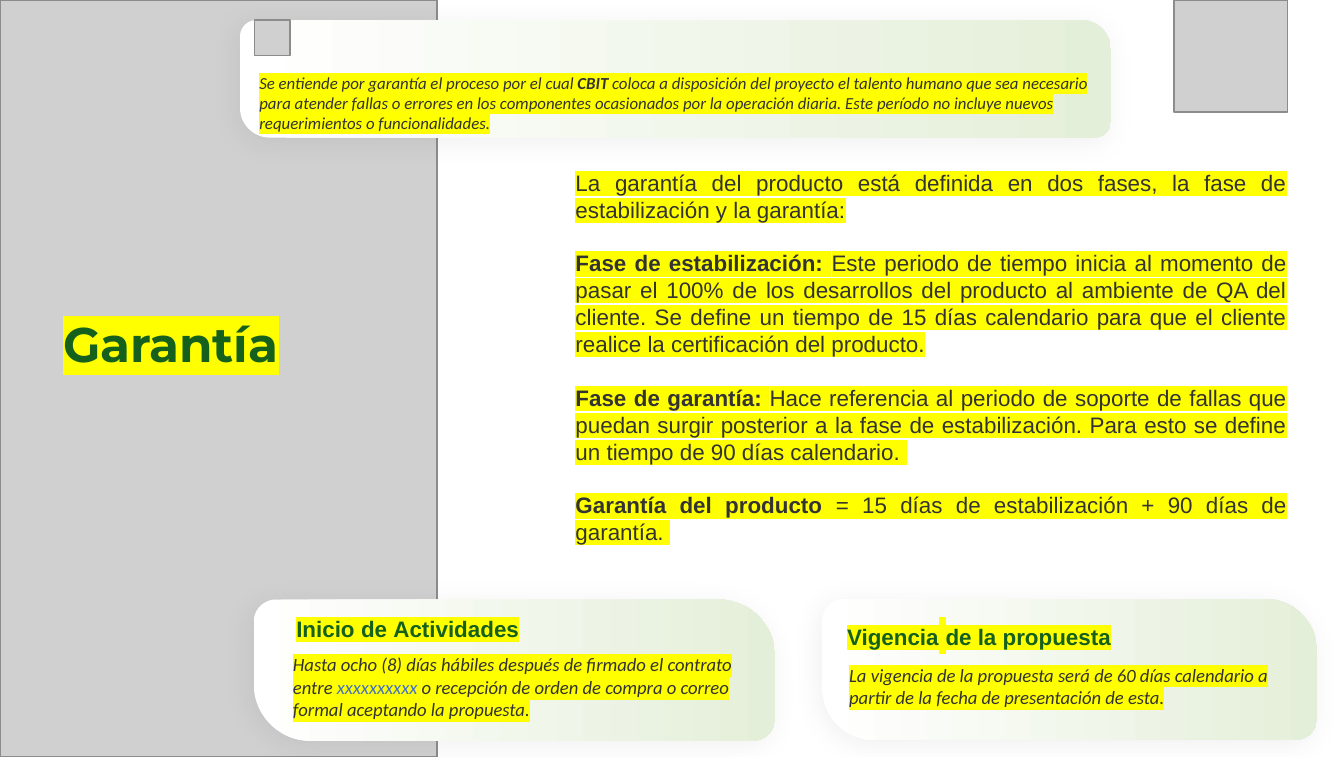
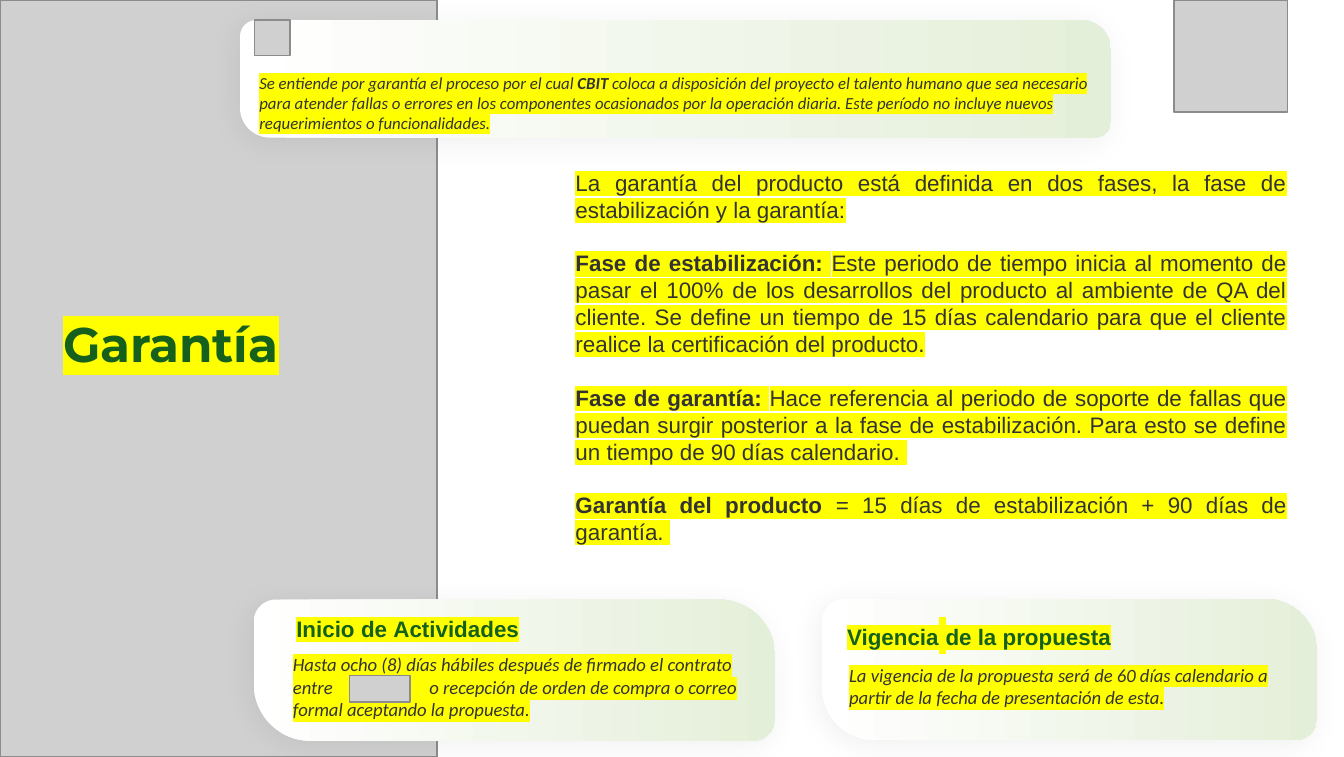
Before and after one commit to KevinLopez25/Solutions, a slide deck: slide 19 of backend/templates/CS-FR-011-PROPUESTA_COMERCIAL_CBIT.pptx. Drawn at 1344x757 pixels with LibreOffice and Linux fonts; fonts in the diff are those of the drawing; grey boxes stand for pictures. Boxes give left, top, right and bottom in pixels: in the first picture for what was removed or moved away, otherwise in the second. Text is boxed around its words. In the diff, an @@ line names an element or a change of style, - is before the commit and + after.

```diff
--- a/backend/templates/CS-FR-011-PROPUESTA_COMERCIAL_CBIT.pptx
+++ b/backend/templates/CS-FR-011-PROPUESTA_COMERCIAL_CBIT.pptx
@@ text at box(293, 657, 736, 719): text changed @@
-Hasta ocho (8) días hábiles después de firmado el contrato entre xxxxxxxxxx o recepción de orden de compra o correo formal aceptando la propuesta.
+Hasta ocho (8) días hábiles después de firmado el contrato entre o recepción de orden de compra o correo formal aceptando la propuesta.
@@ picture added at box(349, 675, 410, 702) @@
```
Also in this commit, not shown: 9 other slides changed, 3 other files.
